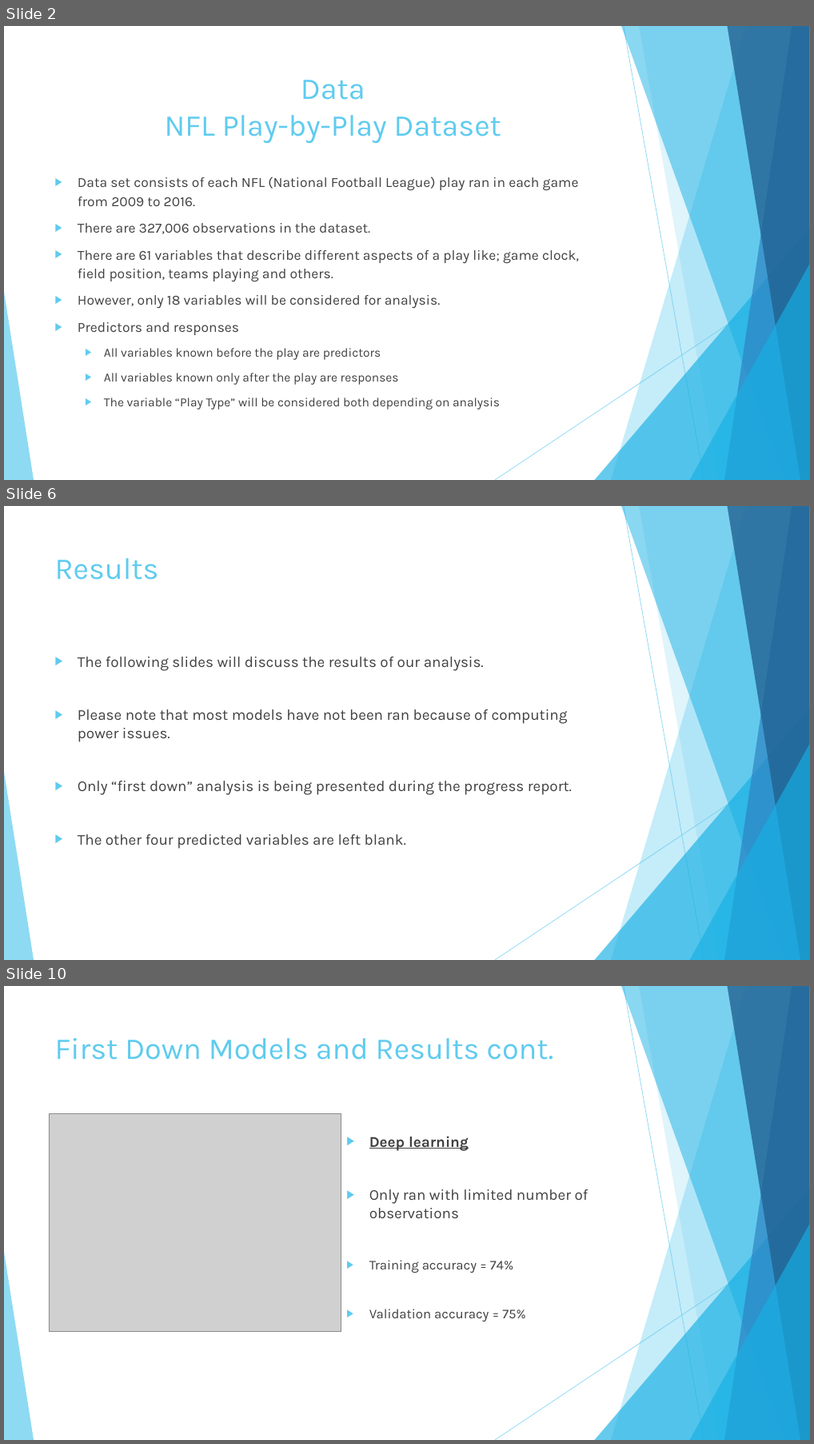
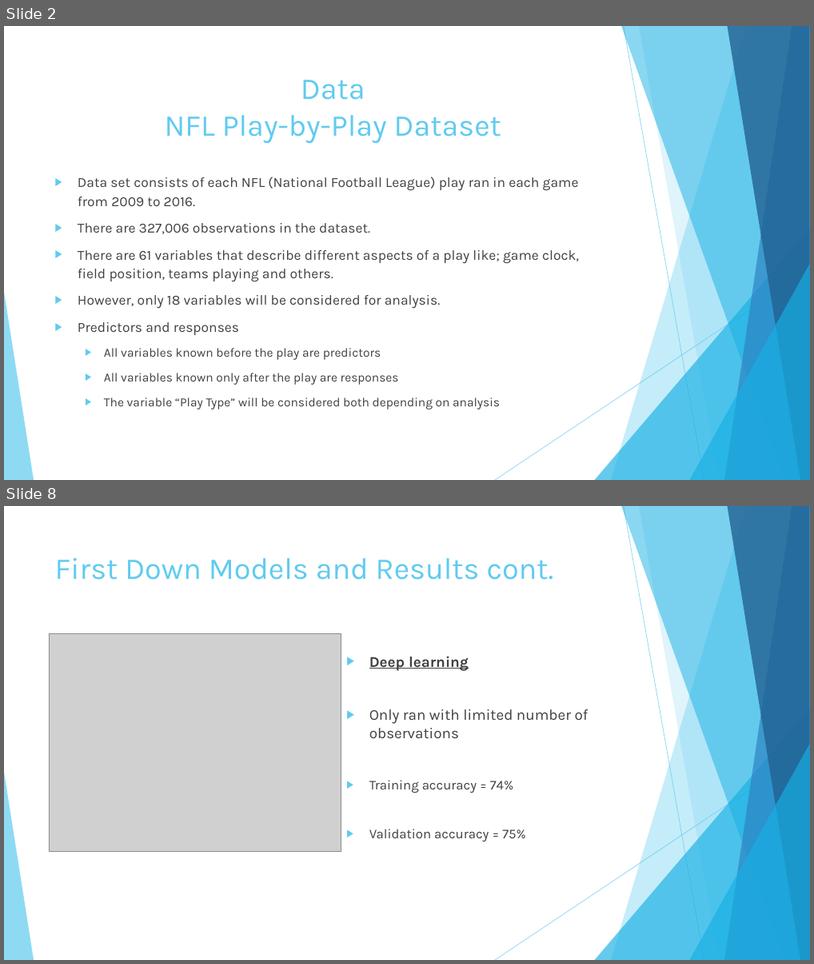
Before and after one commit to bowes-chris/footballplaycaller, a slide deck: Coaching Aid Presentation.pptx. Shown one above the other, each under a label of ours: slides 2, 6 and 10 before the commit, slides 2 and 8 after it; the slides between them are not shown. The pictures are 814x1444 and 814x964 pixels, drawn with LibreOffice and Linux fonts; fonts in the diff are those of the drawing; grey boxes stand for pictures. Boxes give left, top, right and bottom in pixels: in the first picture for what was removed or moved away, otherwise in the second. Text is boxed around its words. In the diff, an @@ line names an element or a change of style, - is before the commit and + after.

```diff
--- a/Coaching Aid Presentation.pptx
+++ b/Coaching Aid Presentation.pptx
@@ slide 6 removed at (4,506,810,960), background #FFFFFF; not listed: 10 template elements that a slide beside it also shows @@
@@ title removed at (55,558,159,580) @@
-Results
@@ text removed at (78,656,572,848) @@
-▶ The following slides will discuss the results of our analysis.
-▶ Please note that most models have not been ran because of computing power issues.
-▶ Only “first down” analysis is being presented during the progress report.
-▶ The other four predicted variables are left blank.
@@ what was slide 10 is now slide 8 @@
```
Also in this commit, not shown: 17 slides changed, 1 slide added, 6 other slides removed.
